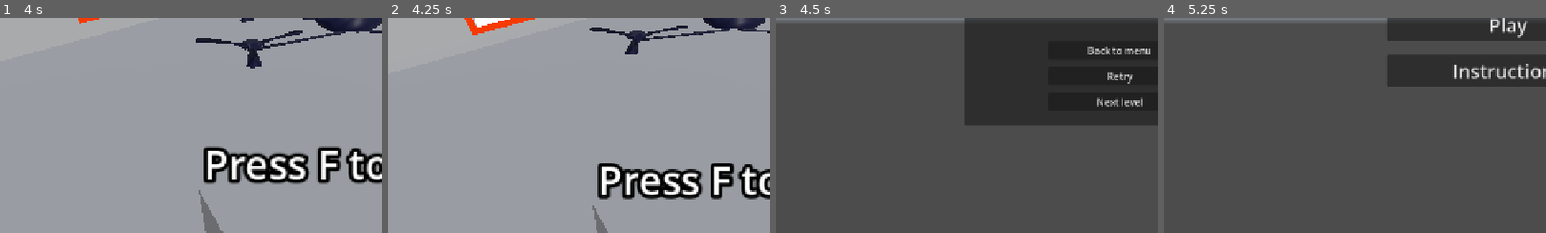
Above: before the commit, frames 1-4 (left to right).
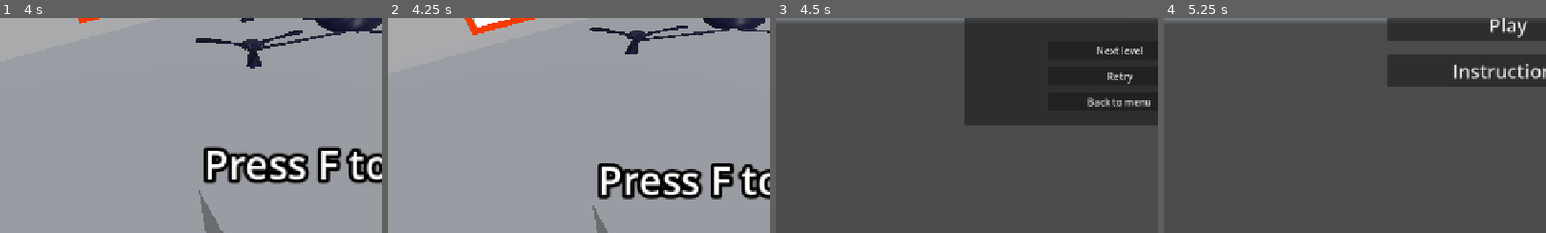
Above: after the commit, the same moments.

Repository: Apmds/operation-spin
Game: Godot game, scene res://src/menus/main_menu.tscn
Same seed, same stepped clock (60 frames per second), same inputs: the game is played once before the commit and once after it. A sky picture missing from this copy of the repository is replaced by a grey-blue gradient.
Inputs (mouse positions are % of the whole screen's width and height, from its top left):
- Up to frame 1 (4 s): click "Play" at 0.5 s; click "Back" at 1.25 s; click "Play" at 2 s; click "1" at 2.75 s; tap Enter (ui_accept) at 3.5, 3.77 s; move the mouse to (55, 50) at 3.52 s; hold Up (move_forward) from 3.53 s (still down); hold Shift (boost) from 3.53 s (still down); click (55, 50) at 3.67 s
- Up to frame 2 (4.25 s): keep holding Up (move_forward); keep holding Shift (boost)
- Up to frame 3 (4.5 s): keep holding Up (move_forward); move the mouse to (45, 50) at 4.27 s; release Shift (boost) at 4.28 s; tap F (get_documents) at 4.35 s
- Up to frame 4 (5.25 s): tap Enter (ui_accept) at 4.52 s; release Up (move_forward) at 5 s; click "Back to menu" at 5 s
The pictures show only the part of the screen within x 5-55%, y 50-100%; the shares and areas given below are measured in that part.

Frames 1-2 are identical in both runs. In frame 3, 0.8% of the frame differs, in the area x 81-98%, y 13-42%; in frame 4, nothing differs.

Commit message:
export stuff (and change button order in end menu)

Diff:
--- a/src/menus/end_menu.tscn
+++ b/src/menus/end_menu.tscn
@@ -11,7 +11,7 @@
 grow_vertical = 2
 script = ExtResource("1_s0mx7")
 
-[node name="Background" type="TextureRect" parent="."]
+[node name="Background" type="TextureRect" parent="." unique_id=1868769023]
 layout_mode = 1
 anchors_preset = 15
 anchor_right = 1.0
@@ -19,7 +19,7 @@
 grow_horizontal = 2
 grow_vertical = 2
 
-[node name="Panel" type="Panel" parent="."]
+[node name="Panel" type="Panel" parent="." unique_id=525314771]
 layout_mode = 1
 anchors_preset = 8
 anchor_left = 0.5
@@ -33,7 +33,7 @@
 grow_horizontal = 2
 grow_vertical = 2
 
-[node name="Title" type="Label" parent="Panel"]
+[node name="Title" type="Label" parent="Panel" unique_id=2040845130]
 layout_mode = 1
 anchors_preset = 10
 anchor_right = 1.0
@@ -44,7 +44,7 @@
 text = "Outcome"
 horizontal_alignment = 1
 
-[node name="VBoxContainer" type="VBoxContainer" parent="Panel"]
+[node name="VBoxContainer" type="VBoxContainer" parent="Panel" unique_id=911670259]
 layout_mode = 1
 anchors_preset = 7
 anchor_left = 0.5
@@ -59,18 +59,18 @@
 grow_vertical = 0
 theme_override_constants/separation = 12
 
-[node name="BackButton" type="Button" parent="Panel/VBoxContainer"]
+[node name="NextButton" type="Button" parent="Panel/VBoxContainer" unique_id=1705612661]
+layout_mode = 2
+text = "Next level"
+
+[node name="RetryButton" type="Button" parent="Panel/VBoxContainer" unique_id=1262943761]
+layout_mode = 2
+text = "Retry"
+
+[node name="BackButton" type="Button" parent="Panel/VBoxContainer" unique_id=2012522990]
 layout_mode = 2
 text = "Back to menu"
 
-[node name="RetryButton" type="Button" parent="Panel/VBoxContainer"]
-layout_mode = 2
-text = "Retry"
-
-[node name="NextButton" type="Button" parent="Panel/VBoxContainer"]
-layout_mode = 2
-text = "Next level"
-
+[connection signal="pressed" from="Panel/VBoxContainer/NextButton" to="." method="_on_next_button_pressed"]
+[connection signal="pressed" from="Panel/VBoxContainer/RetryButton" to="." method="_on_retry_button_pressed"]
 [connection signal="pressed" from="Panel/VBoxContainer/BackButton" to="." method="_on_back_button_pressed"]
-[connection signal="pressed" from="Panel/VBoxContainer/RetryButton" to="." method="_on_retry_button_pressed"]
-[connection signal="pressed" from="Panel/VBoxContainer/NextButton" to="." method="_on_next_button_pressed"]
Not shown, added: export_presets.cfg
Not shown, changed: .gitignore
